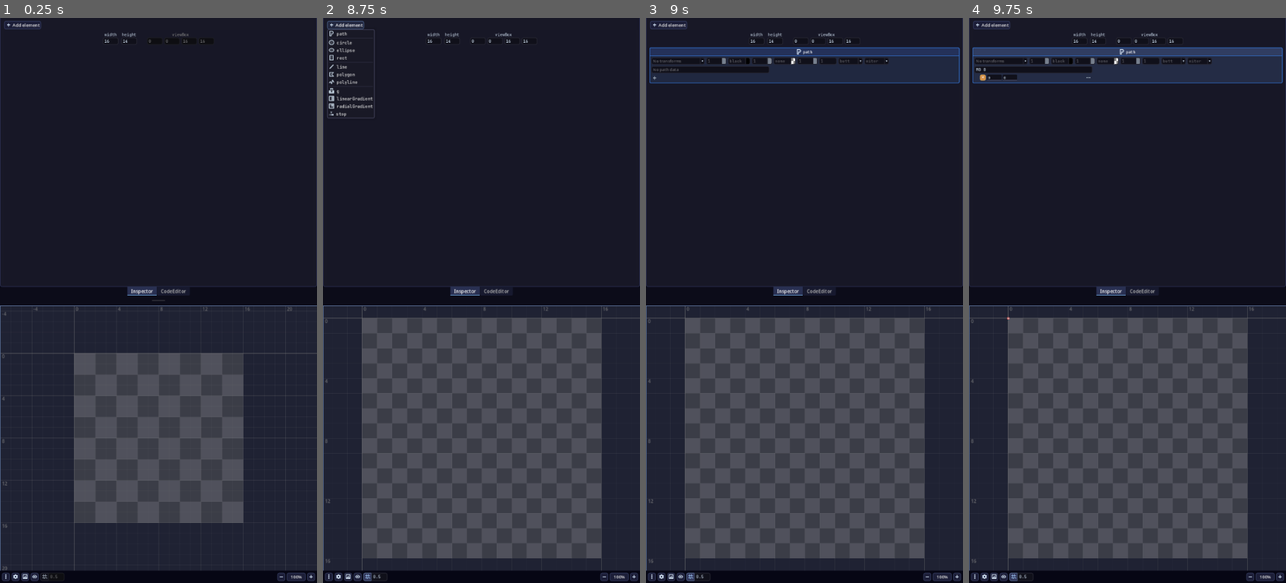
Above: before the commit, frames 1-4 (left to right).
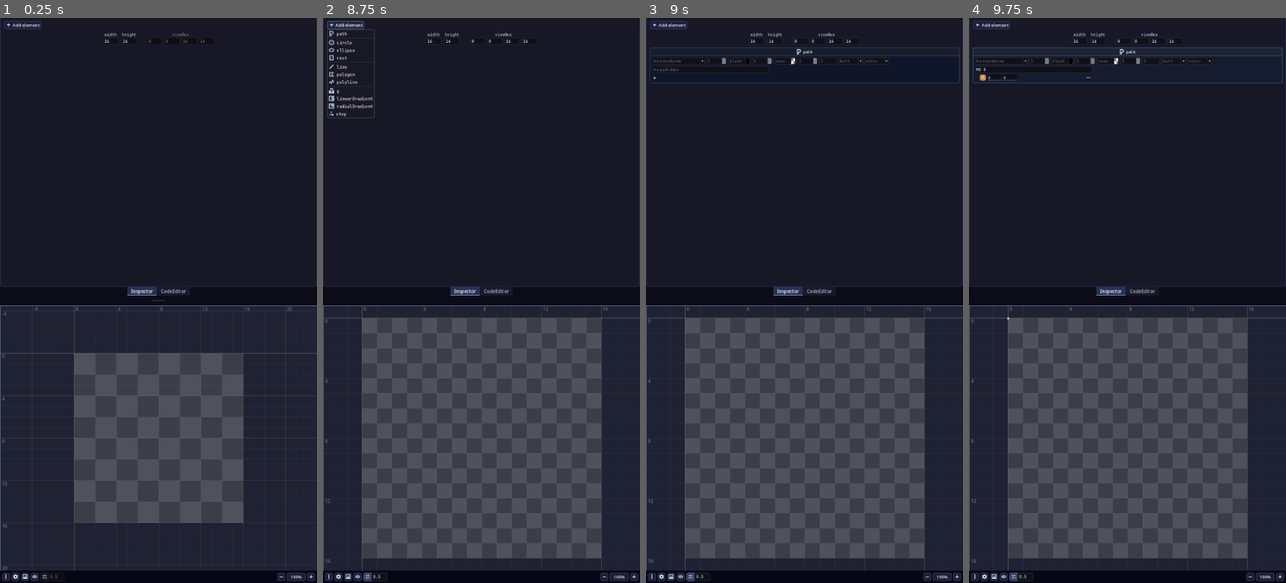
Above: after the commit, the same moments.

Repository: syntaxerror247/VectorTouch
Game: Godot game, scene res://src/portrait_ui/editor_scene.tscn
Two runs of this game, one before a commit and one after it. Both use one fixed random seed, a clock stepped at 60 frames per second and the inputs below.
Inputs (mouse positions are in pixels of both pictures, inside the frame that each line leads up to):
- Up to frame 1 (0.25 s): no input
- Up to frame 2 (8.75 s): click "Add element" at 0.5 s; click "width" at 1.25 s; click "height" at 2 s; click "viewBox" at 2.75 s; click (348, 577) at 3.5 s; click (357, 577) at 4.25 s; click (367, 577) at 5 s; click (605, 577) at 5.75 s; click "100%" at 6.5 s; click (633, 577) at 7.25 s; click "Add element" at 8 s
- Up to frame 3 (9 s): click "path" at 8.75 s
- Up to frame 4 (9.75 s): click (978, 80) at 9.5 s

Frames 1-2 are identical in both runs. In frame 3, 2.0% of the frame differs, in the area x 1-100%, y 5-12%; in frame 4, 1.9%.

Commit message:
Fix SVG.changed emitted twice (#1086)

Diff:
--- a/src/autoload/SVG.gd
+++ b/src/autoload/SVG.gd
@@ -35,7 +35,6 @@
 	root_element = ElementRoot.new(Configs.savedata.editor_formatter)
 
 func _ready() -> void:
-	UR.version_changed.connect(_on_undo_redo)
 	changed_unknown.connect(queue_update)
 	xnode_layout_changed.connect(queue_update)
 	any_attribute_changed.connect(queue_update.unbind(1))
@@ -65,7 +64,7 @@
 func _exit_tree() -> void:
 	UR.free()
 
-
+# Syncs text to the elements.
 func queue_update() -> void:
 	_update.call_deferred()
 	_update_pending = true
@@ -78,7 +77,8 @@
 	if not _update_pending:
 		return
 	_update_pending = false
-	set_text(SVGParser.root_to_text(root_element, Configs.savedata.editor_formatter))
+	text = SVGParser.root_to_text(root_element, Configs.savedata.editor_formatter)
+	changed.emit()
 
 func _save() -> void:
 	if not _save_pending:
@@ -90,8 +90,8 @@
 	UR.create_action("")
 	UR.add_do_property(Configs, "svg_text", text)
 	UR.add_undo_property(Configs, "svg_text", saved_text)
-	UR.add_do_property(self, "text", text)
-	UR.add_undo_property(self, "text", saved_text)
+	UR.add_do_method(apply_svg_text.bind(text, false))
+	UR.add_undo_method(apply_svg_text.bind(saved_text, false))
 	UR.commit_action()
 
 
@@ -124,28 +124,20 @@
 		resized.emit()
 
 
-func set_text(new_text: String) -> void:
-	text = new_text
-	changed.emit()
-
-
 func undo() -> void:
 	if UR.has_undo():
 		UR.undo()
-		sync_elements()
 
 func redo() -> void:
 	if UR.has_redo():
 		UR.redo()
-		sync_elements()
 
-func _on_undo_redo() -> void:
-	Configs.svg_text = text
 
-func apply_svg_text(svg_text: String) -> void:
-	set_text(svg_text)
-	queue_save()
+func apply_svg_text(new_text: String, save := true) -> void:
+	text = new_text
 	sync_elements()
+	if save:
+		queue_save()
 
 func optimize() -> void:
 	SVG.root_element.optimize()
--- a/src/ui_parts/code_editor.gd
+++ b/src/ui_parts/code_editor.gd
@@ -122,7 +122,6 @@
 		size_button.disabled = false
 		size_button.mouse_default_cursor_shape = Control.CURSOR_POINTING_HAND
 		update_size_button_colors()
-
 	else:
 		size_button.disabled = true
 		size_button.mouse_default_cursor_shape = Control.CURSOR_ARROW
@@ -144,8 +143,7 @@
 
 
 func _on_svg_code_edit_text_changed() -> void:
-	SVG.set_text(code_edit.text)
-	SVG.sync_elements()
+	SVG.apply_svg_text(code_edit.text, false)
 
 func _on_svg_code_edit_focus_exited() -> void:
 	SVG.queue_save()
--- a/src/ui_parts/editor_scene.gd
+++ b/src/ui_parts/editor_scene.gd
@@ -5,13 +5,6 @@
 @onready var panel_container: PanelContainer = $PanelContainer
 
 func _ready() -> void:
-	#var svg_text := FileAccess.get_file_as_string(
-			#ProjectSettings.globalize_path("res://godot_only/source_assets/splash.svg"))
-	#var root := SVGParser.text_to_root(svg_text, Formatter.new()).svg
-	#var t := Time.get_ticks_msec()
-	#root.optimize(true)
-	#print(Time.get_ticks_msec() - t)
-
 	Configs.theme_changed.connect(update_theme)
 	update_theme()
 	if NativeMenu.has_feature(NativeMenu.FEATURE_GLOBAL_MENU):
--- a/src/ui_parts/global_menu.gd
+++ b/src/ui_parts/global_menu.gd
@@ -45,6 +45,7 @@
 	_generate_main_menus()
 	_setup_menu_items()
 	SVG.changed.connect(_on_svg_changed)
+	Configs.file_path_changed.connect(_on_file_path_changed)
 
 
 func _reset_menus() -> void:
@@ -116,6 +117,7 @@
 	file_clear_association_idx = _add_action(file_rid, "clear_file_path")
 	file_reset_svg_idx = _add_action(file_rid, "reset_svg")
 	_on_svg_changed()
+	_on_file_path_changed()
 	# Edit and Tool menus.
 	_add_many_actions(edit_rid, ShortcutUtils.get_shortcuts("edit"))
 	_add_many_actions(tool_rid, ShortcutUtils.get_shortcuts("tool"))
@@ -181,16 +183,17 @@
 
 func _on_svg_changed() -> void:
 	NativeMenu.set_item_disabled(file_rid, file_clear_svg_idx, SVG.text == SVG.DEFAULT)
-	var is_path_empty := Configs.savedata.current_file_path.is_empty()
-	NativeMenu.set_item_disabled(file_rid, file_clear_association_idx, is_path_empty)
-	NativeMenu.set_item_disabled(file_rid, file_reset_svg_idx, is_path_empty)
-
+	NativeMenu.set_item_disabled(file_rid, file_reset_svg_idx,
+			FileUtils.compare_svg_to_disk_contents() == FileUtils.FileState.DIFFERENT)
+
+func _on_file_path_changed() -> void:
+	NativeMenu.set_item_disabled(file_rid, file_clear_association_idx,
+			Configs.savedata.current_file_path.is_empty())
 
 func _on_display_view_settings_updated(show_grid: bool, show_handles: bool, rasterized_svg: bool) -> void:
 	NativeMenu.set_item_checked(view_rid, view_show_grid_idx, show_grid)
 	NativeMenu.set_item_checked(view_rid, view_show_handles_idx, show_handles)
 	NativeMenu.set_item_checked(view_rid, view_rasterized_svg_idx, rasterized_svg)
-
 
 func _on_display_snap_settings_updated(snap_enabled: bool, snap_amount: float) -> void:
 	NativeMenu.set_item_checked(snap_rid, snap_enable_idx, snap_enabled)
--- a/src/ui_widgets/id_field.gd
+++ b/src/ui_widgets/id_field.gd
@@ -34,7 +34,7 @@
 func _on_text_submitted(new_text: String) -> void:
 	if new_text.is_empty() or\
 	AttributeID.get_validity(new_text) != AttributeID.ValidityLevel.INVALID:
-		set_value(new_text)
+		set_value(new_text, true)
 	else:
 		sync_to_attribute()
 
